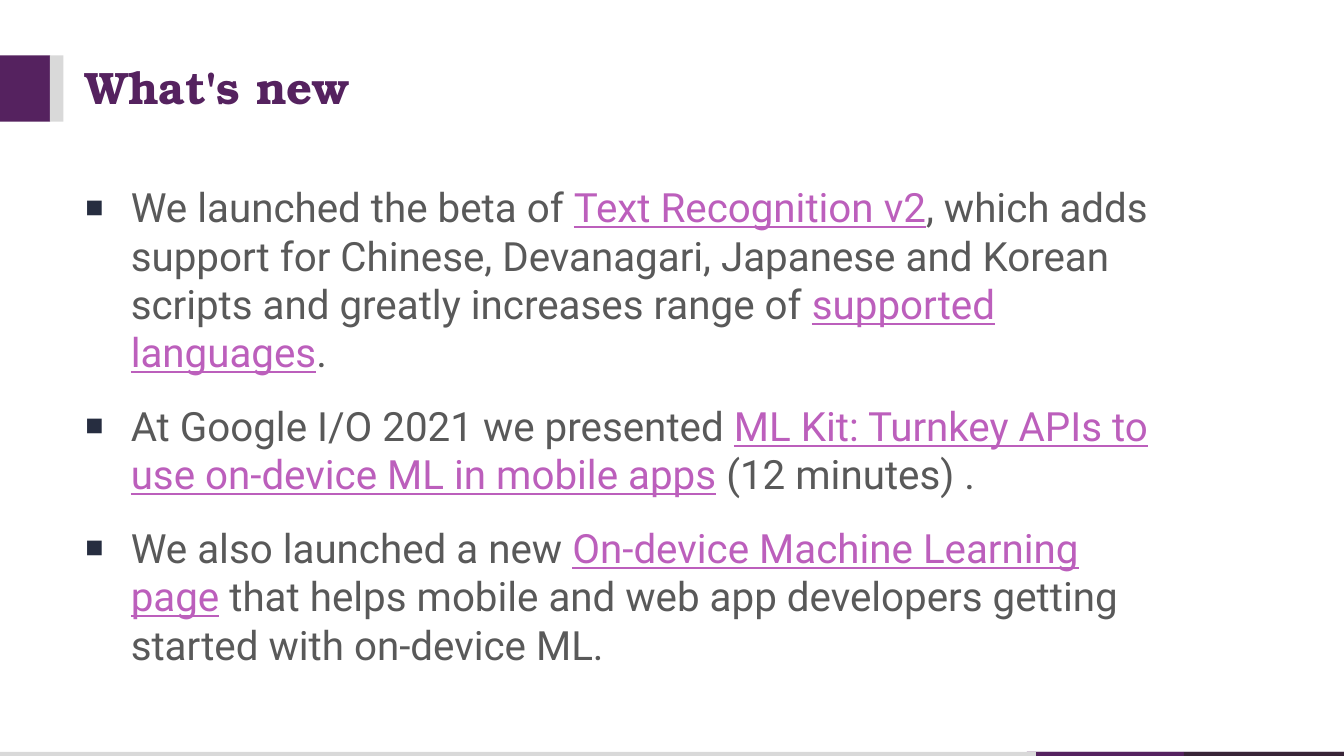
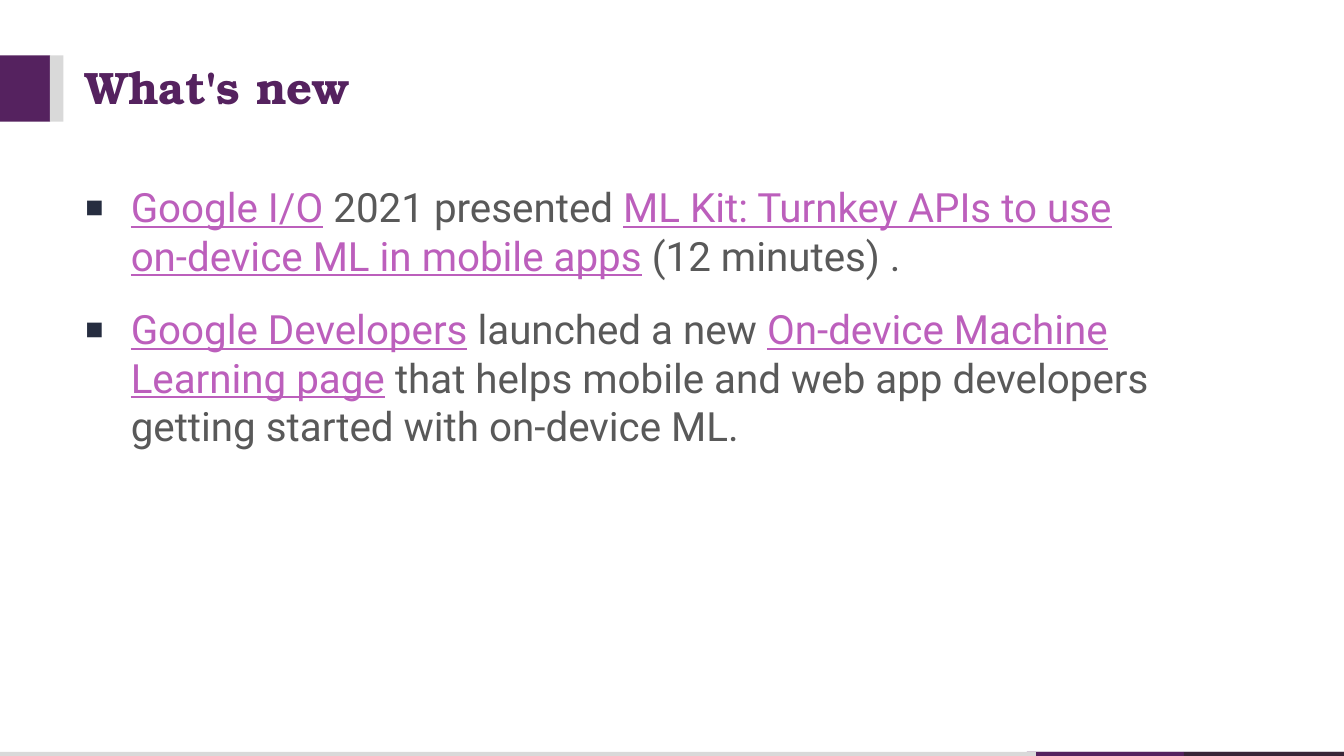
Before and after one commit to walkman617/AndroidDevKotlin, a slide deck: slide 21 of Appendix/ML_Kit.pptx. Drawn at 1344x756 pixels with LibreOffice and Linux fonts; fonts in the diff are those of the drawing. Boxes give left, top, right and bottom in pixels: in the first picture for what was removed or moved away, otherwise in the second. Text is boxed around its words. In the diff, an @@ line names an element or a change of style, - is before the commit and + after.

```diff
--- a/Appendix/ML_Kit.pptx
+++ b/Appendix/ML_Kit.pptx
@@ text at (x1=131, y1=191, x2=1149, y2=450): text changed @@
-■ We launched the beta of Text Recognition v2, which adds support for Chinese, Devanagari, Japanese and Korean scripts and greatly increases range of supported languages.
-■ At Google I/O 2021 we presented ML Kit: Turnkey APIs to use on-device ML in mobile apps (12 minutes) .
-■ We also launched a new On-device Machine Learning page that helps mobile and web app developers getting started with on-device ML.
+■ Google I/O 2021 presented ML Kit: Turnkey APIs to use on-device ML in mobile apps (12 minutes) .
+■ Google Developers launched a new On-device Machine Learning page that helps mobile and web app developers getting started with on-device ML.
```
Also in this commit, not shown: 1 other slide changed.
